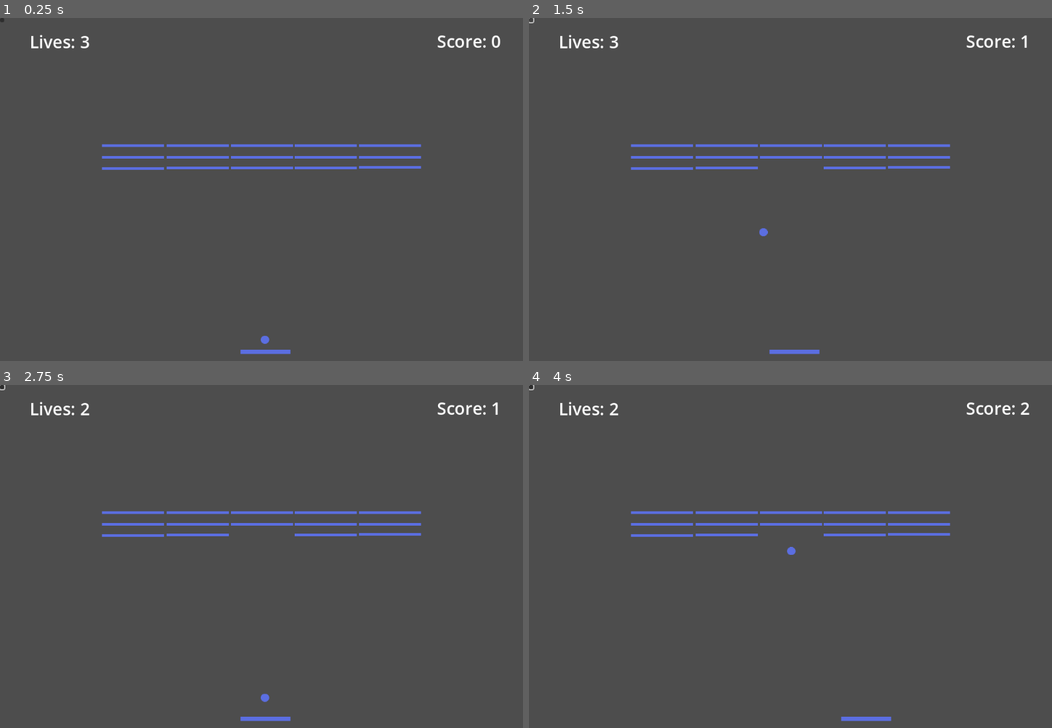
Above: before the commit, frames 1-4 (two rows, left to right).
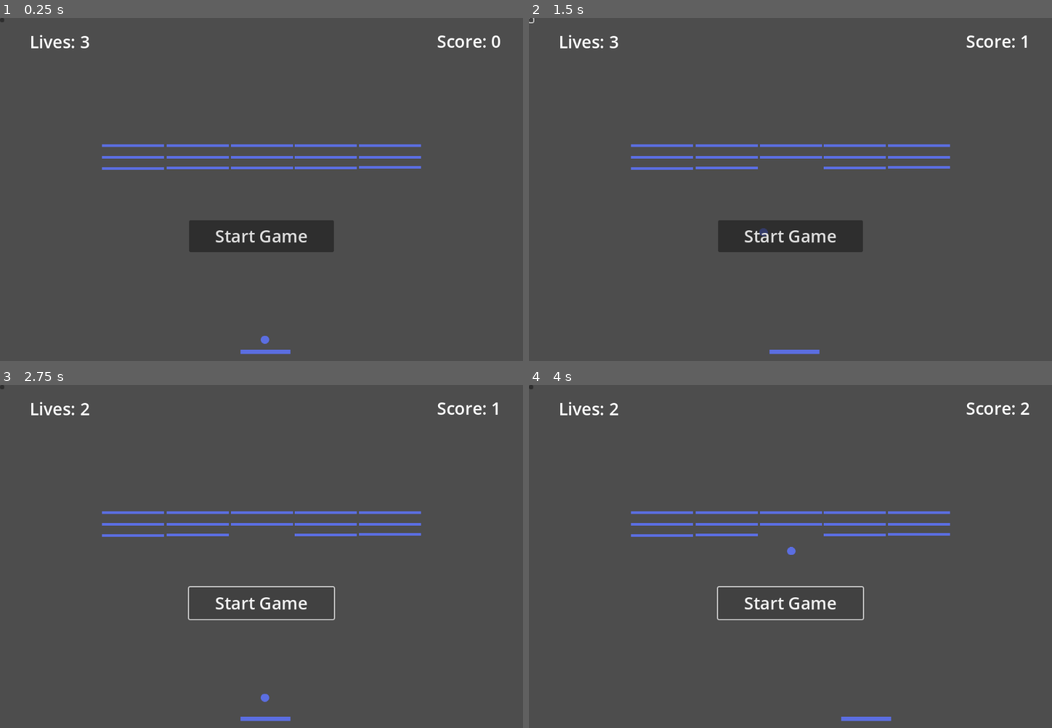
Above: after the commit, the same moments.

Repository: Dripcoding/godot-breakout2d
Game: Godot game, scene res://scenes/main.tscn
The game is run twice, just before and just after one commit, with the same random seed, the same clock (stepped at 60 frames per second) and the same inputs.
Inputs (mouse positions are in pixels of both pictures, inside the frame that each line leads up to):
- Up to frame 1 (0.25 s): no input
- Up to frame 2 (1.5 s): click (529, 21) at 0.5 s; click (529, 21) at 1.25 s
- Up to frame 3 (2.75 s): click (261, 604) at 2 s, where only the run after the commit has a clickable "Start Game"
- Up to frame 4 (4 s): click (790, 604) at 2.75 s, where only the run after the commit has a clickable "Start Game"; tap Enter at 3.5 s; hold Right (move_right) from 3.53 s (still down); tap R (resume) at 3.6 s

The runs differ from the first frame. In frame 1, 2.5% of the frame differs, in the area x 36-64%, y 58-69%; in frame 2, 2.5%; in frame 3, 0.5%; in frame 4, 0.5%.

Commit message:
set up start game btn

Diff:
--- a/scenes/main.tscn
+++ b/scenes/main.tscn
@@ -87,6 +87,15 @@
 text = "Game Over"
 horizontal_alignment = 1
 
+[node name="Button" type="Button" parent="Hud"]
+unique_name_in_owner = true
+offset_left = 356.0
+offset_top = 381.0
+offset_right = 629.0
+offset_bottom = 441.0
+theme_override_font_sizes/font_size = 32
+text = "Start Game"
+
 [connection signal="score" from="Ball" to="Hud" method="_on_ball_score"]
 [connection signal="body_entered" from="OutOfBoundsArea" to="Ball" method="_on_ball_out_of_bounds"]
 [connection signal="body_entered" from="OutOfBoundsArea" to="Hud" method="_on_ball_out_of_bounds"]
